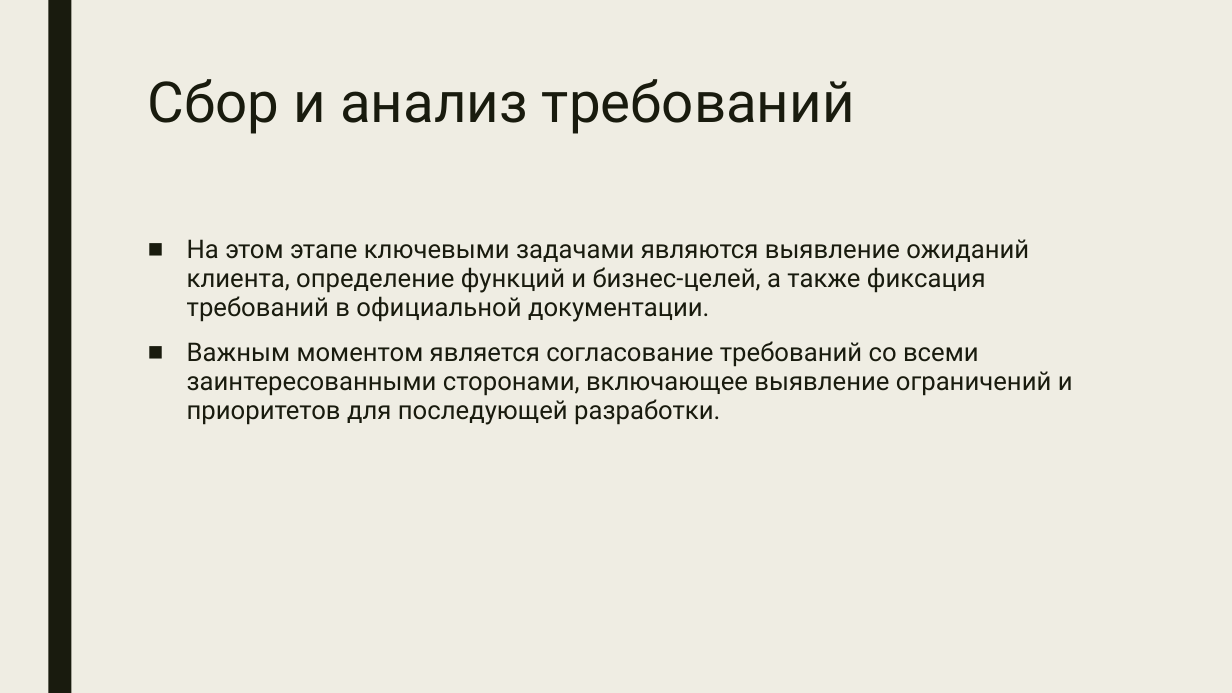
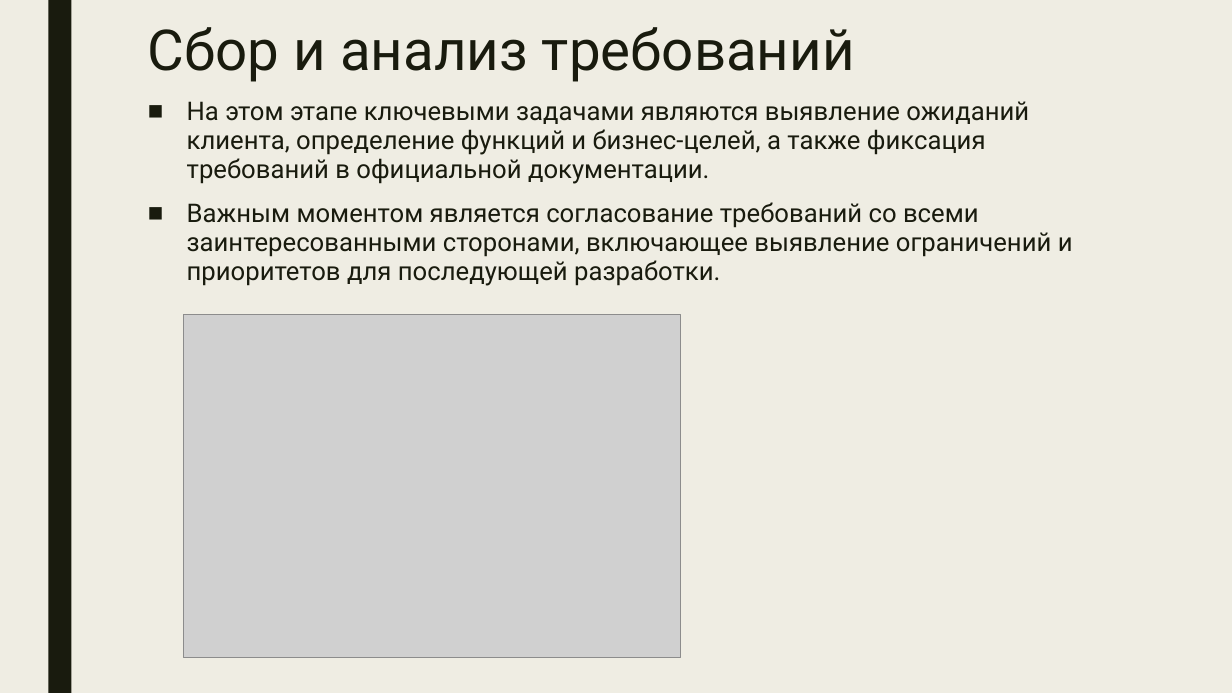
Before and after one commit to viki38/-, a slide deck: slide 5 of Жизненный цикл разработки ПО.pptx. Drawn at 1232x693 pixels with LibreOffice and Linux fonts; fonts in the diff are those of the drawing; grey boxes stand for pictures. Boxes give left, top, right and bottom in pixels: in the first picture for what was removed or moved away, otherwise in the second. Text is boxed around its words. In the diff, an @@ line names an element or a change of style, - is before the commit and + after.

```diff
--- a/Жизненный цикл разработки ПО.pptx
+++ b/Жизненный цикл разработки ПО.pptx
@@ title "Сбор и анализ требований": place and size @@
-title "Сбор и анализ требований" at [148,79,855,134]
+title "Сбор и анализ требований" at [148,27,855,82]
@@ text "На этом этапе ключевыми задачами ...": place and size @@
-text "На этом этапе ключевыми задачами ..." at [187,239,1073,425]
+text "На этом этапе ключевыми задачами ..." at [187,101,1073,286]
@@ picture added at [183,314,681,658] @@
```
Also in this commit, not shown: 3 other slides changed.
